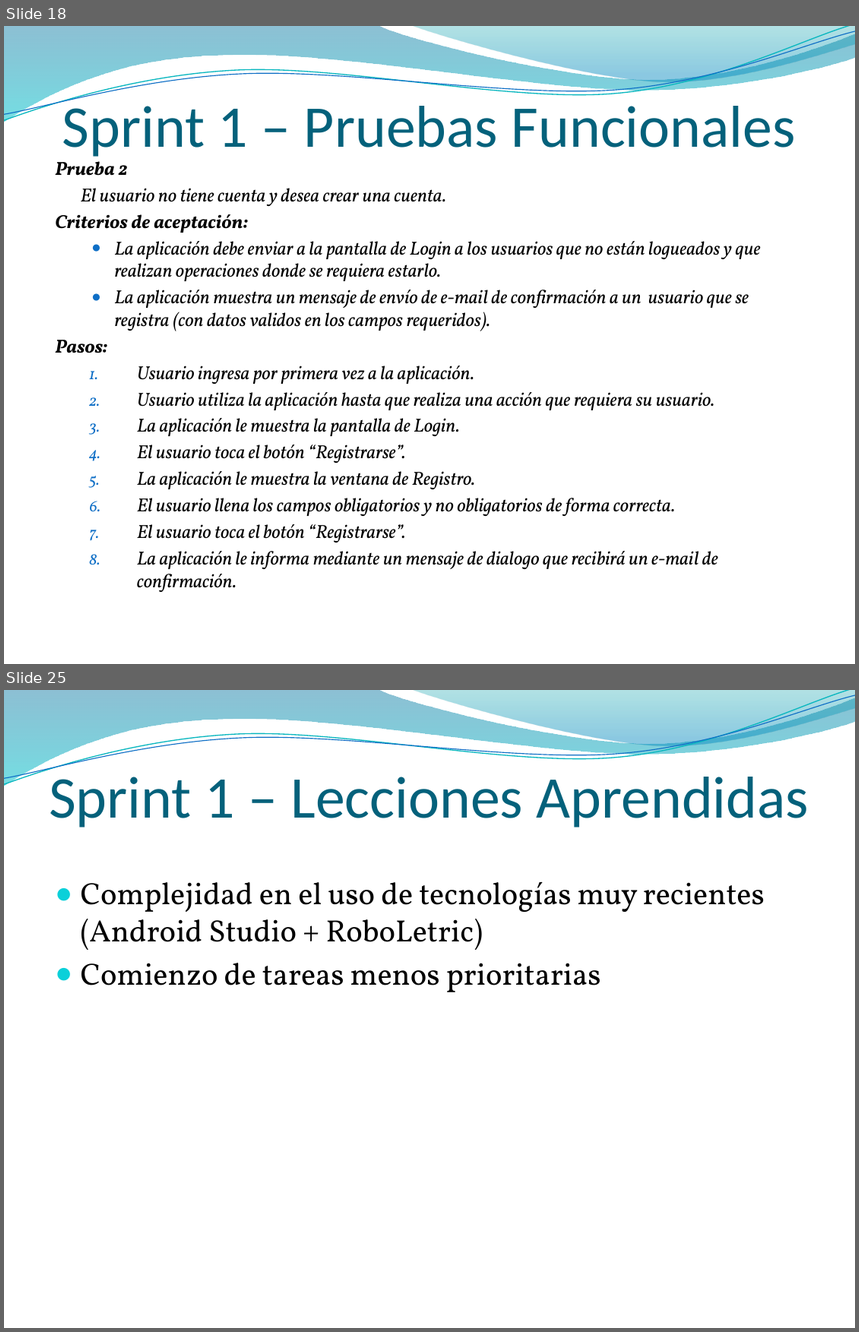
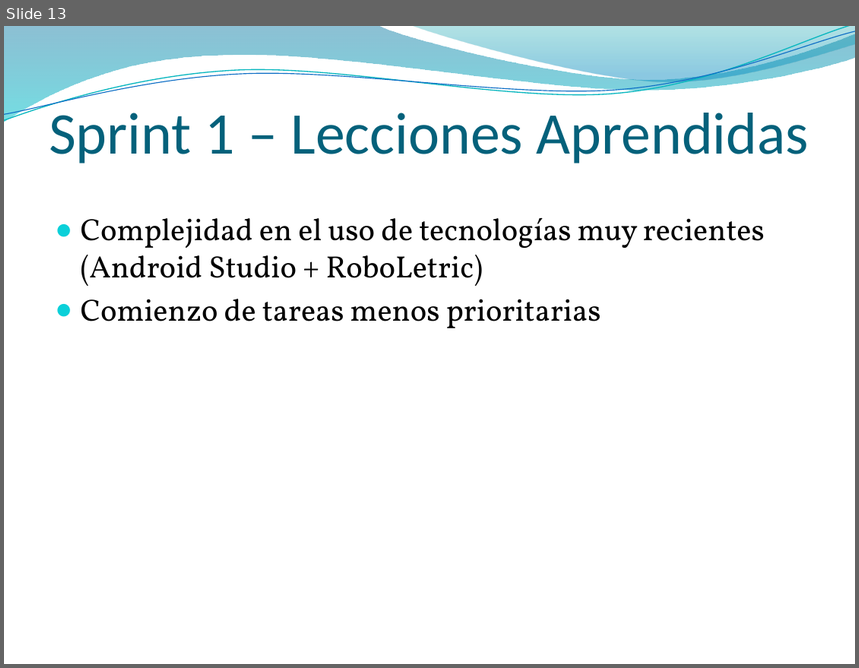
Before and after one commit to dschenkelman/a-malazan-wolvering, a slide deck: docs/Reuniones/Sprint 1 - Formal/Presentacion.pptx. Shown one above the other, each under a label of ours: slides 18 and 25 before the commit, slide 13 after it; the slides between them are not shown. The pictures are 859x1332 and 859x668 pixels, drawn with LibreOffice and Linux fonts; fonts in the diff are those of the drawing; background and template pictures are left out. Boxes give left, top, right and bottom in pixels: in the first picture for what was removed or moved away, otherwise in the second. Text is boxed around its words. In the diff, an @@ line names an element or a change of style, - is before the commit and + after.

```diff
--- a/docs/Reuniones/Sprint 1 - Formal/Presentacion.pptx
+++ b/docs/Reuniones/Sprint 1 - Formal/Presentacion.pptx
@@ slide 18 removed at box(4, 26, 855, 664), background picture (left out); not listed: 4 template elements that a slide beside it also shows @@
@@ title removed at box(63, 97, 796, 157) @@
-Sprint 1 – Pruebas Funcionales
@@ text removed at box(55, 161, 761, 592) @@
-Prueba 2
-El usuario no tiene cuenta y desea crear una cuenta.
-Criterios de aceptación:
-  ● La aplicación debe enviar a la pantalla de Login a los usuarios que no están logueados y que realizan operaciones donde se requiera estarlo.
-  ● La aplicación muestra un mensaje de envío de e-mail de confirmación a un usuario que se registra (con datos validos en los campos requeridos).
-Pasos:
-  1. Usuario ingresa por primera vez a la aplicación.
-  2. Usuario utiliza la aplicación hasta que realiza una acción que requiera su usuario.
-  3. La aplicación le muestra la pantalla de Login.
-  4. El usuario toca el botón “Registrarse”.
-  5. La aplicación le muestra la ventana de Registro.
-  6. El usuario llena los campos obligatorios y no obligatorios de forma correcta.
-  7. El usuario toca el botón “Registrarse”.
-  8. La aplicación le informa mediante un mensaje de dialogo que recibirá un e-mail de confirmación.
@@ what was slide 25 is now slide 13 @@
```
Also in this commit, not shown: 1 slide changed, 1 slide added, 12 other slides removed.
